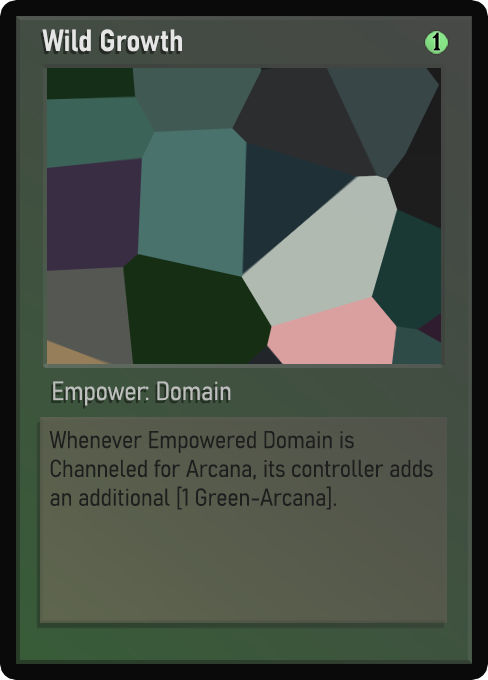
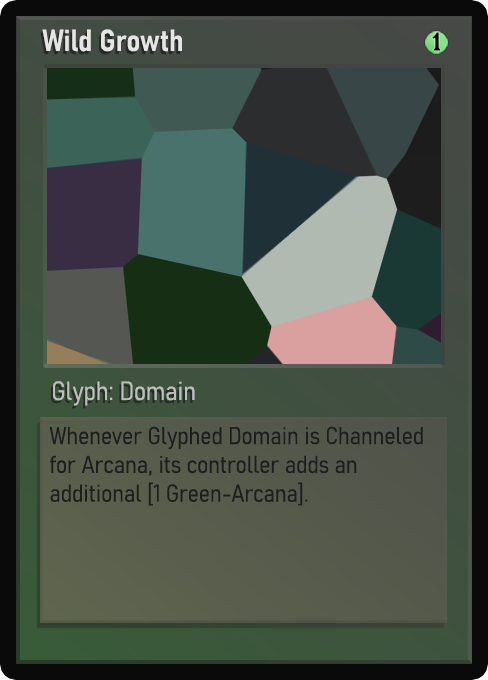
Two versions of the same layered image (488 x 680). Layer-by-layer changes:
painted on "Class" over [left=53, top=381, right=231, bottom=406]
painted on "Desc_norm" over [left=49, top=426, right=433, bottom=510]
